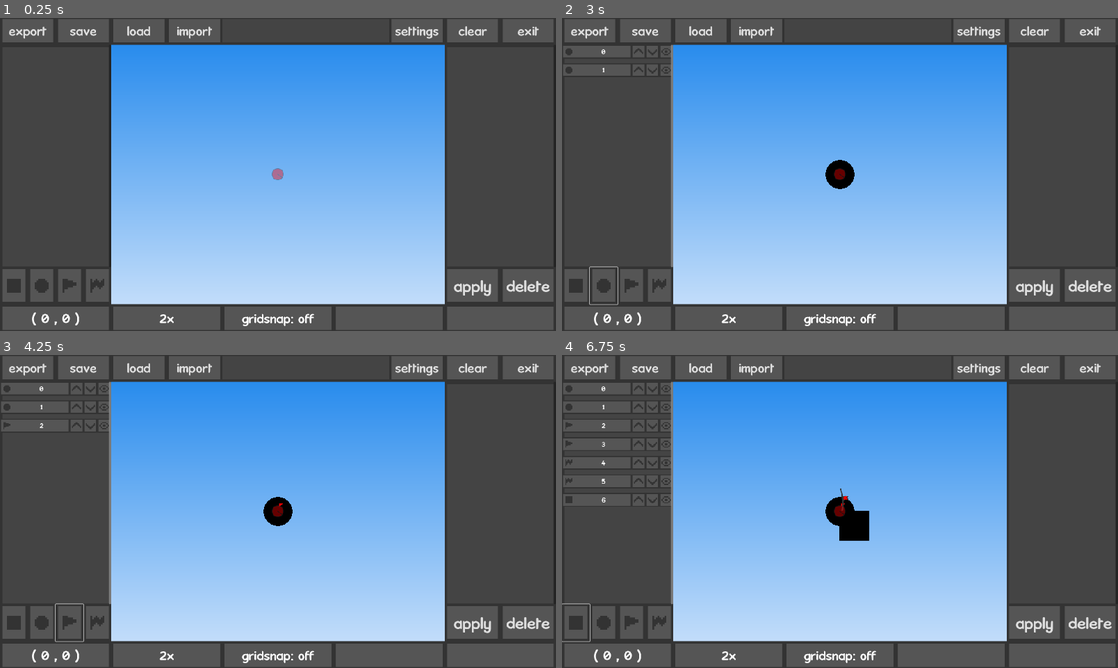
Above: before the commit, frames 1-4 (two rows, left to right).
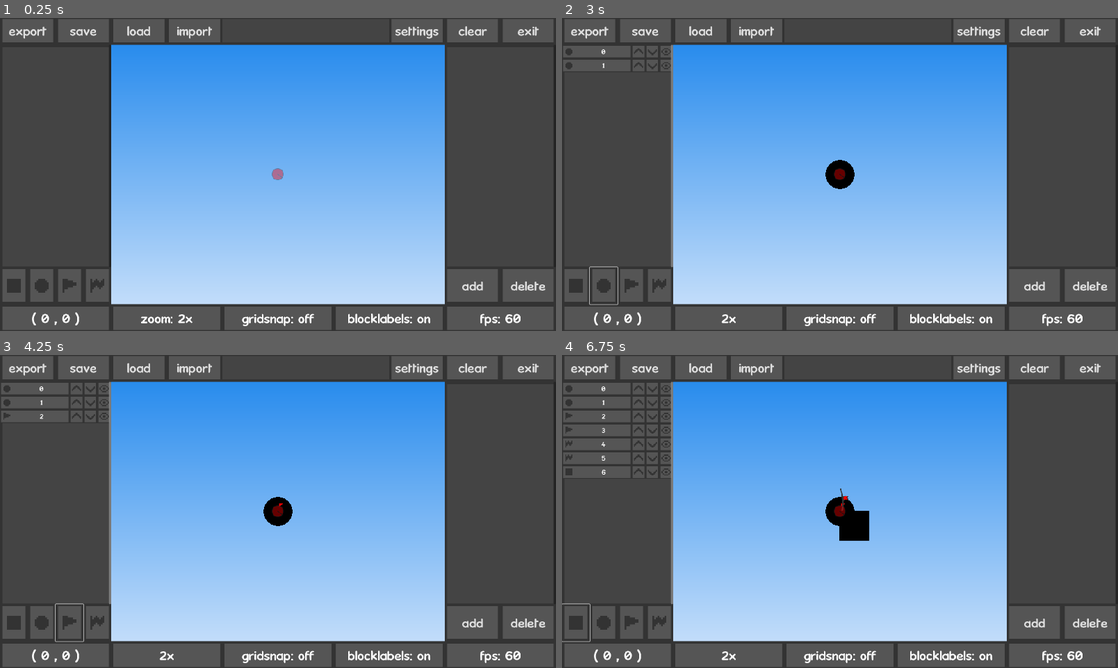
Above: after the commit, the same moments.

Repository: beatrixwashere/RedBallMakerPlus
Game: Godot game, scene res://scenes/main.tscn
Two runs of this game, one before a commit and one after it. Both use one fixed random seed, a clock stepped at 60 frames per second and the inputs below.
Inputs (mouse positions are in pixels of both pictures, inside the frame that each line leads up to):
- Up to frame 1 (0.25 s): no input
- Up to frame 2 (3 s): click (1034, 287) at 0.5 s, where only the run before the commit has a clickable "apply"; click (1034, 287) at 1.25 s, where only the run after the commit has a clickable "add"; click (606, 287) at 2 s; click (606, 287) at 2.75 s
- Up to frame 3 (4.25 s): click (66, 624) at 3.5 s
- Up to frame 4 (6.75 s): click (628, 624) at 4.25 s; click (662, 624) at 5 s; click (662, 624) at 5.75 s; click (573, 624) at 6.5 s

The runs differ from the first frame. In frame 1, 0.8% of the frame differs, in the area x 25-99%, y 83-99%; in frame 2, 0.8%; in frame 3, 1.0%; in frame 4, 1.6%, in the area x 0-99%, y 13-99%.

Commit message:
blocklabels and lists

Diff:
--- a/scenes/main.tscn
+++ b/scenes/main.tscn
@@ -23,6 +23,11 @@
 width = 50.0
 default_color = Color(1, 0, 0, 0.75)
 
+[node name="blabel" type="Label" parent="level/death"]
+visible = false
+offset_right = 40.0
+offset_bottom = 23.0
+
 [node name="ui" type="Camera2D" parent="."]
 unique_name_in_owner = true
 texture_filter = 1
@@ -34,22 +39,108 @@
 position = Vector2(-0.000324249, -2.28882e-05)
 scale = Vector2(1.61917, 1.59734)
 texture = ExtResource("1_iag8v")
+metadata/_edit_lock_ = true
 
 [node name="layout" type="Sprite2D" parent="ui"]
 texture_filter = 1
 position = Vector2(0, 3.05176e-05)
 scale = Vector2(8, 8.05926)
 texture = ExtResource("3_ujrmm")
+metadata/_edit_lock_ = true
 
 [node name="rbref" type="Sprite2D" parent="ui"]
 self_modulate = Color(1, 1, 1, 0.4)
 texture_filter = 1
 scale = Vector2(2, 2)
 texture = ExtResource("4_o1pps")
+metadata/_edit_lock_ = true
 
 [node name="menus" type="Node2D" parent="ui"]
 
-[node name="obj_edit" type="Control" parent="ui/menus"]
+[node name="block_list" type="Control" parent="ui/menus"]
+layout_mode = 3
+anchors_preset = 0
+offset_left = -960.0
+offset_top = -448.0
+offset_right = -576.0
+offset_bottom = 320.0
+
+[node name="container" type="ScrollContainer" parent="ui/menus/block_list"]
+layout_mode = 0
+offset_right = 384.0
+offset_bottom = 768.0
+vertical_scroll_mode = 2
+
+[node name="blocklist" type="VBoxContainer" parent="ui/menus/block_list/container"]
+unique_name_in_owner = true
+layout_mode = 2
+theme_override_constants/separation = 48
+
+[node name="scrollfix" type="Control" parent="ui/menus/block_list/container/blocklist"]
+layout_mode = 2
+
+[node name="new_polygon" type="Button" parent="ui/menus/block_list"]
+layout_mode = 0
+offset_top = 768.0
+offset_right = 96.0
+offset_bottom = 896.0
+theme_override_fonts/font = ExtResource("4_efxvl")
+theme_override_font_sizes/font_size = 60
+flat = true
+
+[node name="icon" type="Sprite2D" parent="ui/menus/block_list/new_polygon"]
+position = Vector2(48, 64)
+scale = Vector2(6, 6)
+texture = ExtResource("6_xe8nl")
+
+[node name="new_circle" type="Button" parent="ui/menus/block_list"]
+layout_mode = 0
+offset_left = 96.0
+offset_top = 768.0
+offset_right = 192.0
+offset_bottom = 896.0
+theme_override_fonts/font = ExtResource("4_efxvl")
+theme_override_font_sizes/font_size = 60
+flat = true
+
+[node name="icon" type="Sprite2D" parent="ui/menus/block_list/new_circle"]
+position = Vector2(48, 64)
+scale = Vector2(6, 6)
+texture = ExtResource("7_cutm6")
+
+[node name="new_checkpoint" type="Button" parent="ui/menus/block_list"]
+layout_mode = 0
+offset_left = 192.0
+offset_top = 768.0
+offset_right = 288.0
+offset_bottom = 896.0
+theme_override_fonts/font = ExtResource("4_efxvl")
+theme_override_font_sizes/font_size = 60
+flat = true
+
+[node name="icon" type="Sprite2D" parent="ui/menus/block_list/new_checkpoint"]
+position = Vector2(48, 64)
+scale = Vector2(6, 6)
+texture = ExtResource("8_rn8fh")
+
+[node name="new_flag" type="Button" parent="ui/menus/block_list"]
+layout_mode = 0
+offset_left = 288.0
+offset_top = 768.0
+offset_right = 384.0
+offset_bottom = 896.0
+theme_override_fonts/font = ExtResource("4_efxvl")
+theme_override_font_sizes/font_size = 60
+flat = true
+
+[node name="icon" type="Sprite2D" parent="ui/menus/block_list/new_flag"]
+position = Vector2(48, 64)
+scale = Vector2(6, 6)
+texture = ExtResource("9_bv1hy")
+
+[node name="block_edit" type="Control" parent="ui/menus"]
+unique_name_in_owner = true
+visible = false
 layout_mode = 3
 anchors_preset = 0
 offset_left = 576.0
@@ -57,121 +148,85 @@
 offset_right = 960.0
 offset_bottom = 320.0
 
-[node name="container" type="ScrollContainer" parent="ui/menus/obj_edit"]
+[node name="container" type="ScrollContainer" parent="ui/menus/block_edit"]
 layout_mode = 0
 offset_right = 384.0
 offset_bottom = 768.0
 vertical_scroll_mode = 2
 
-[node name="editlist" type="VBoxContainer" parent="ui/menus/obj_edit/container"]
-unique_name_in_owner = true
-layout_mode = 2
-theme_override_constants/separation = 96
-
-[node name="scrollfix" type="Control" parent="ui/menus/obj_edit/container/editlist"]
-layout_mode = 2
-
-[node name="apply_edits" type="Button" parent="ui/menus/obj_edit"]
+[node name="editlist" type="VBoxContainer" parent="ui/menus/block_edit/container"]
+unique_name_in_owner = true
+layout_mode = 2
+theme_override_constants/separation = 64
+
+[node name="scrollfix" type="Control" parent="ui/menus/block_edit/container/editlist"]
+layout_mode = 2
+
+[node name="apply_edits" type="Button" parent="ui/menus/block_edit"]
 layout_mode = 0
 offset_top = 768.0
 offset_right = 192.0
 offset_bottom = 896.0
 theme_override_fonts/font = ExtResource("4_efxvl")
-theme_override_font_sizes/font_size = 50
+theme_override_font_sizes/font_size = 40
 text = "apply"
 flat = true
 
-[node name="delete_block" type="Button" parent="ui/menus/obj_edit"]
+[node name="delete_block" type="Button" parent="ui/menus/block_edit"]
 layout_mode = 0
 offset_left = 192.0
 offset_top = 768.0
 offset_right = 384.0
 offset_bottom = 896.0
 theme_override_fonts/font = ExtResource("4_efxvl")
-theme_override_font_sizes/font_size = 50
+theme_override_font_sizes/font_size = 40
 text = "delete"
 flat = true
 
-[node name="obj_list" type="Control" parent="ui/menus"]
-layout_mode = 3
-anchors_preset = 0
-offset_left = -960.0
+[node name="layers_list" type="Control" parent="ui/menus"]
+unique_name_in_owner = true
+layout_mode = 3
+anchors_preset = 0
+offset_left = 576.0
 offset_top = -448.0
-offset_right = -576.0
+offset_right = 960.0
 offset_bottom = 320.0
 
-[node name="container" type="ScrollContainer" parent="ui/menus/obj_list"]
+[node name="container" type="ScrollContainer" parent="ui/menus/layers_list"]
 layout_mode = 0
 offset_right = 384.0
 offset_bottom = 768.0
 vertical_scroll_mode = 2
 
-[node name="blocklist" type="VBoxContainer" parent="ui/menus/obj_list/container"]
-unique_name_in_owner = true
-layout_mode = 2
-theme_override_constants/separation = 64
-
-[node name="scrollfix" type="Control" parent="ui/menus/obj_list/container/blocklist"]
-layout_mode = 2
-
-[node name="new_polygon" type="Button" parent="ui/menus/obj_list"]
-layout_mode = 0
-offset_top = 768.0
-offset_right = 96.0
-offset_bottom = 896.0
-theme_override_fonts/font = ExtResource("4_efxvl")
-theme_override_font_sizes/font_size = 60
-flat = true
-
-[node name="icon" type="Sprite2D" parent="ui/menus/obj_list/new_polygon"]
-position = Vector2(48, 64)
-scale = Vector2(6, 6)
-texture = ExtResource("6_xe8nl")
-
-[node name="new_circle" type="Button" parent="ui/menus/obj_list"]
-layout_mode = 0
-offset_left = 96.0
+[node name="layerlist" type="VBoxContainer" parent="ui/menus/layers_list/container"]
+unique_name_in_owner = true
+layout_mode = 2
+theme_override_constants/separation = 48
+
+[node name="scrollfix" type="Control" parent="ui/menus/layers_list/container/layerlist"]
+layout_mode = 2
+
+[node name="add_layer" type="Button" parent="ui/menus/layers_list"]
+layout_mode = 0
 offset_top = 768.0
 offset_right = 192.0
 offset_bottom = 896.0
 theme_override_fonts/font = ExtResource("4_efxvl")
-theme_override_font_sizes/font_size = 60
-flat = true
-
-[node name="icon" type="Sprite2D" parent="ui/menus/obj_list/new_circle"]
-position = Vector2(48, 64)
-scale = Vector2(6, 6)
-texture = ExtResource("7_cutm6")
-
-[node name="new_checkpoint" type="Button" parent="ui/menus/obj_list"]
+theme_override_font_sizes/font_size = 40
+text = "add"
+flat = true
+
+[node name="remove_layer" type="Button" parent="ui/menus/layers_list"]
 layout_mode = 0
 offset_left = 192.0
 offset_top = 768.0
-offset_right = 288.0
-offset_bottom = 896.0
-theme_override_fonts/font = ExtResource("4_efxvl")
-theme_override_font_sizes/font_size = 60
-flat = true
-
-[node name="icon" type="Sprite2D" parent="ui/menus/obj_list/new_checkpoint"]
-position = Vector2(48, 64)
-scale = Vector2(6, 6)
-texture = ExtResource("8_rn8fh")
-
-[node name="new_flag" type="Button" parent="ui/menus/obj_list"]
-layout_mode = 0
-offset_left = 288.0
-offset_top = 768.0
-offset_right = 384.0
-offset_bottom = 896.0
-theme_override_fonts/font = ExtResource("4_efxvl")
-theme_override_font_sizes/font_size = 60
-flat = true
-
-[node name="icon" type="Sprite2D" parent="ui/menus/obj_list/new_flag"]
-position = Vector2(48, 64)
-scale = Vector2(6, 6)
-texture = ExtResource("9_bv1hy")
+offset_right = 384.0
+offset_bottom = 896.0
+theme_override_fonts/font = ExtResource("4_efxvl")
+theme_override_font_sizes/font_size = 40
+text = "delete
+"
+flat = true
 
 [node name="row_options" type="Control" parent="ui/menus"]
 layout_mode = 3
@@ -317,7 +372,7 @@
 offset_bottom = 96.0
 theme_override_fonts/font = ExtResource("4_efxvl")
 theme_override_font_sizes/font_size = 40
-text = "2x
+text = "zoom: 2x
 "
 horizontal_alignment = 1
 vertical_alignment = 1
@@ -330,6 +385,28 @@
 theme_override_fonts/font = ExtResource("4_efxvl")
 theme_override_font_sizes/font_size = 40
 text = "gridsnap: off"
+horizontal_alignment = 1
+vertical_alignment = 1
+
+[node name="blocklabels" type="Label" parent="ui/menus/row_info"]
+layout_mode = 0
+offset_left = 1152.0
+offset_right = 1536.0
+offset_bottom = 96.0
+theme_override_fonts/font = ExtResource("4_efxvl")
+theme_override_font_sizes/font_size = 40
+text = "blocklabels: on"
+horizontal_alignment = 1
+vertical_alignment = 1
+
+[node name="fps" type="Label" parent="ui/menus/row_info"]
+layout_mode = 0
+offset_left = 1536.0
+offset_right = 1920.0
+offset_bottom = 96.0
+theme_override_fonts/font = ExtResource("4_efxvl")
+theme_override_font_sizes/font_size = 40
+text = "fps: 60"
 horizontal_alignment = 1
 vertical_alignment = 1
 
@@ -386,18 +463,21 @@
 access = 2
 filters = PackedStringArray("*.txt ; Text Files")
 
-[connection signal="button_down" from="ui/menus/obj_edit/apply_edits" to="." method="apply_edits"]
-[connection signal="button_down" from="ui/menus/obj_edit/delete_block" to="." method="delete_block"]
-[connection signal="button_down" from="ui/menus/obj_list/new_polygon" to="." method="new_block" binds= [0]]
-[connection signal="button_down" from="ui/menus/obj_list/new_circle" to="." method="new_block" binds= [1]]
-[connection signal="button_down" from="ui/menus/obj_list/new_checkpoint" to="." method="new_block" binds= [2]]
-[connection signal="button_down" from="ui/menus/obj_list/new_flag" to="." method="new_block" binds= [3]]
+[connection signal="button_down" from="ui/menus/block_list/new_polygon" to="." method="new_block" binds= [0]]
+[connection signal="button_down" from="ui/menus/block_list/new_circle" to="." method="new_block" binds= [1]]
+[connection signal="button_down" from="ui/menus/block_list/new_checkpoint" to="." method="new_block" binds= [2]]
+[connection signal="button_down" from="ui/menus/block_list/new_flag" to="." method="new_block" binds= [3]]
+[connection signal="button_down" from="ui/menus/block_edit/apply_edits" to="." method="apply_edits"]
+[connection signal="button_down" from="ui/menus/block_edit/delete_block" to="." method="delete_block"]
+[connection signal="button_down" from="ui/menus/layers_list/add_layer" to="." method="add_layer"]
+[connection signal="button_down" from="ui/menus/layers_list/remove_layer" to="." method="delete_layer"]
 [connection signal="button_down" from="ui/menus/row_options/export_level" to="files/export" method="set_visible" binds= [true]]
 [connection signal="button_down" from="ui/menus/row_options/export_save" to="files/save" method="set_visible" binds= [true]]
 [connection signal="button_down" from="ui/menus/row_options/import_save" to="files/load" method="set_visible" binds= [true]]
 [connection signal="button_down" from="ui/menus/row_options/import_level" to="files/import" method="set_visible" binds= [true]]
 [connection signal="button_down" from="ui/menus/row_options/tool_settings" to="ui/menus/row_options/tool_settings/settings" method="set_visible" binds= [true]]
 [connection signal="close_requested" from="ui/menus/row_options/tool_settings/settings" to="ui/menus/row_options/tool_settings/settings" method="set_visible" binds= [false]]
+[connection signal="window_input" from="ui/menus/row_options/tool_settings/settings" to="." method="_input"]
 [connection signal="button_down" from="ui/menus/row_options/clear_level" to="." method="clear_level"]
 [connection signal="button_down" from="ui/menus/row_options/exit_app" to="." method="exit_app"]
 [connection signal="file_selected" from="files/export" to="." method="export_level"]
